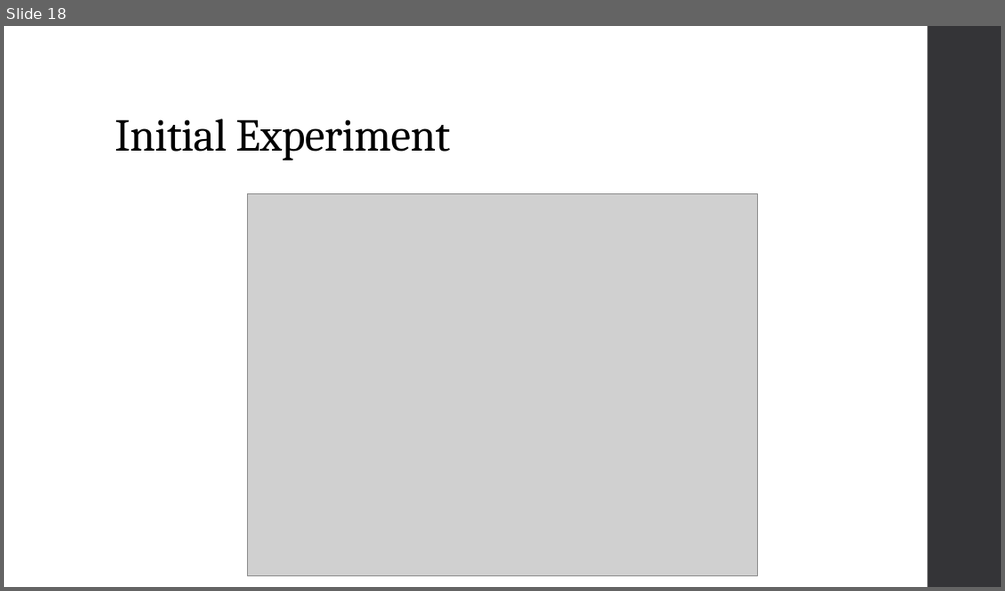
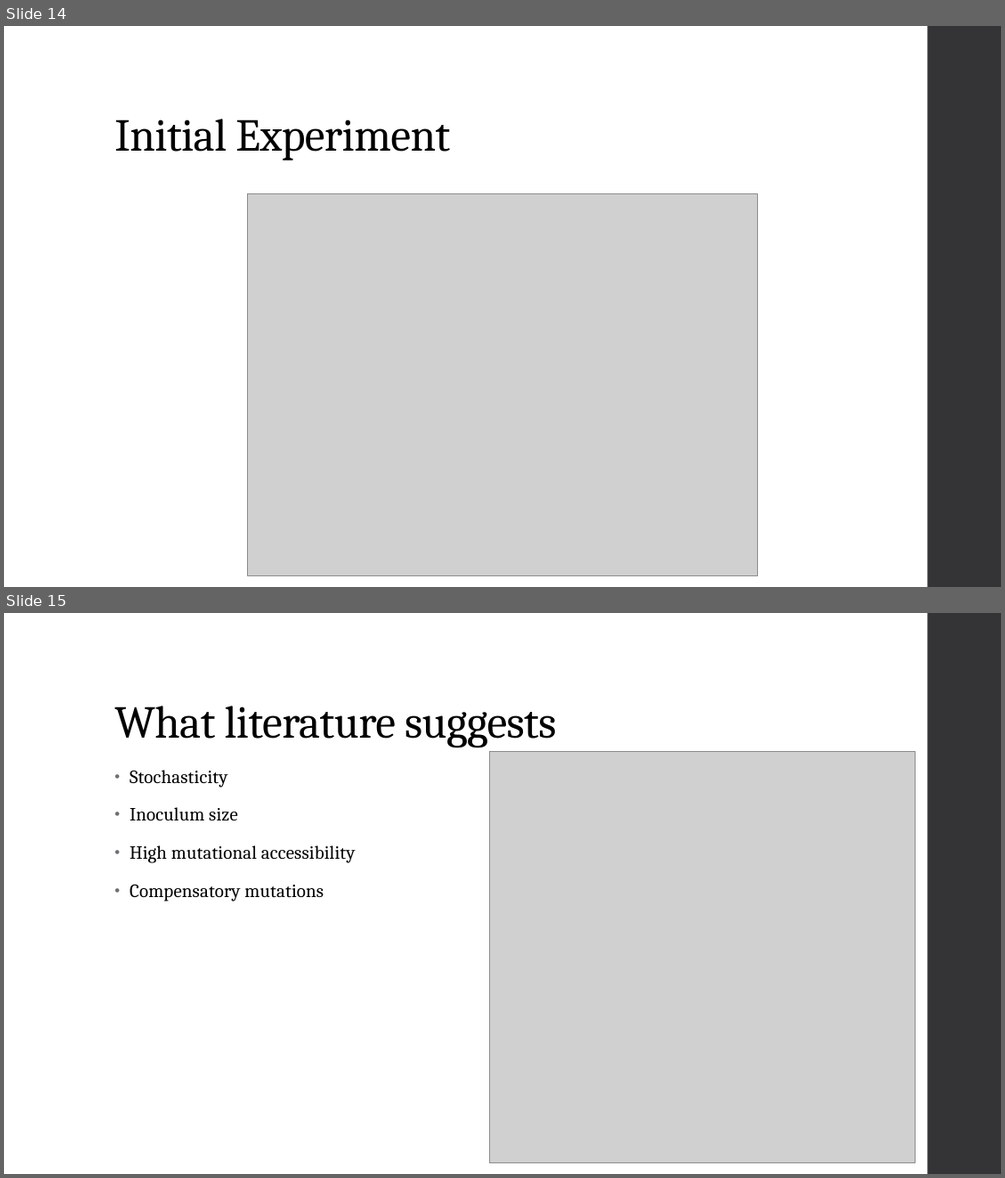
Before and after one commit to Ziqing-Liu/RIFRxT, a slide deck: Research Update.pptx. Shown one above the other, each under a label of ours: slide 18 before the commit, slides 14 and 15 after it. The pictures are 1005x591 and 1005x1178 pixels, drawn with LibreOffice and Linux fonts; fonts in the diff are those of the drawing; grey boxes stand for pictures. Boxes give left, top, right and bottom in pixels: in the first picture for what was removed or moved away, otherwise in the second. Text is boxed around its words. In the diff, an @@ line names an element or a change of style, - is before the commit and + after.

```diff
--- a/Research Update.pptx
+++ b/Research Update.pptx
@@ slide 15 added at box(4, 613, 1001, 1174), background #FFFFFF; not listed: 1 template element that a slide beside it also shows @@
@@ title added at box(114, 706, 556, 747), 44 pt, text #000000 @@
+What literature suggests
@@ text added at box(129, 770, 356, 901), 18 pt, text #000000 @@
+• Stochasticity
+• Inoculum size
+• High mutational accessibility
+• Compensatory mutations
@@ picture added at box(489, 751, 914, 1163) @@
@@ what was slide 18 is now slide 14 @@
```
Also in this commit, not shown: 7 slides changed, 1 other slide added, 1 slide removed, 2 other files.
